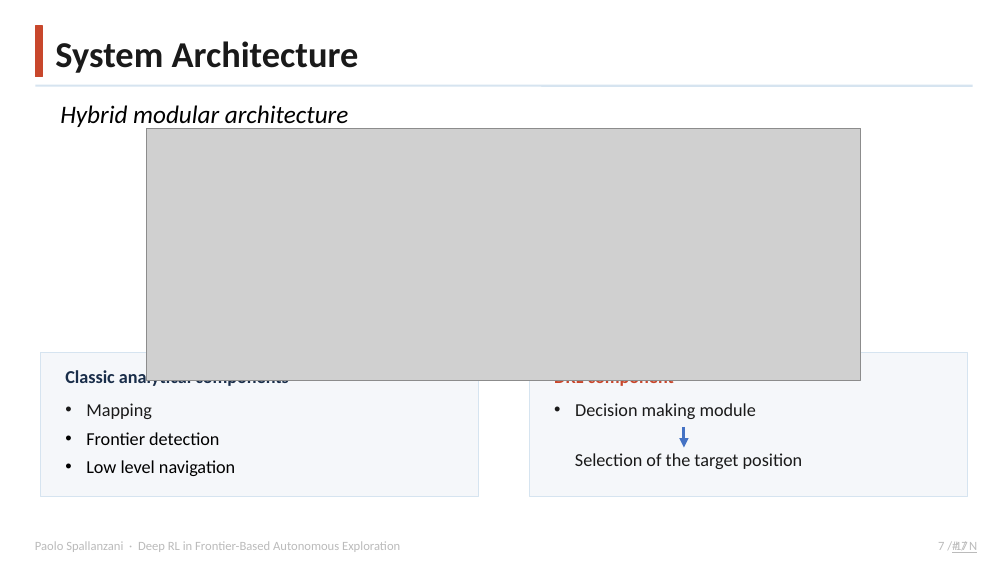
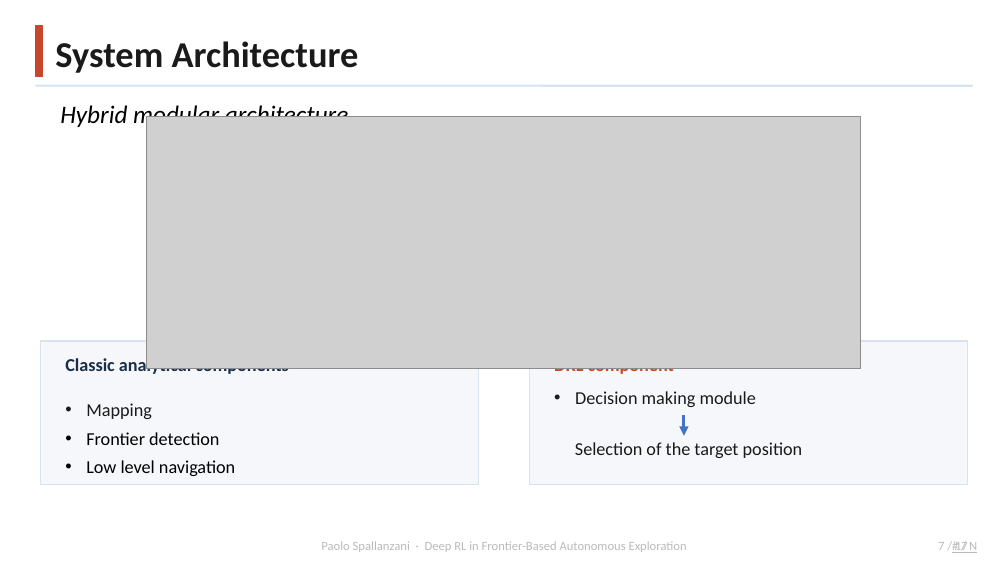
Before and after one commit to Paolo-Spall/presentazione_tesi_dae, a slide deck: slide 8 of presentation_1.pptx. Drawn at 1008x567 pixels with LibreOffice and Linux fonts; fonts in the diff are those of the drawing; grey boxes stand for pictures; background and template pictures are left out. Boxes give left, top, right and bottom in pixels: in the first picture for what was removed or moved away, otherwise in the second. Text is boxed around its words. In the diff, an @@ line names an element or a change of style, - is before the commit and + after.

```diff
--- a/presentation_1.pptx
+++ b/presentation_1.pptx
@@ 4 texts, 2 rectangles, 1 picture, 1 arrow: place and size @@
-4 texts, 2 rectangles, 1 picture, 1 arrow at [40, 128, 968, 497]
+4 texts, 2 rectangles, 1 picture, 1 arrow at [40, 117, 968, 485]
@@ text "Paolo Spallanzani · Deep RL ...": place and size @@
-text "Paolo Spallanzani · Deep RL ..." at [35, 541, 400, 552]
+text "Paolo Spallanzani · Deep RL ..." at [321, 541, 687, 552]
@@ text "Paolo Spallanzani · Deep RL ..." at [321, 541, 687, 552]: alignment left to centre @@
```
Also in this commit, not shown: 10 other slides changed, 11 slides added, 5 other files.
